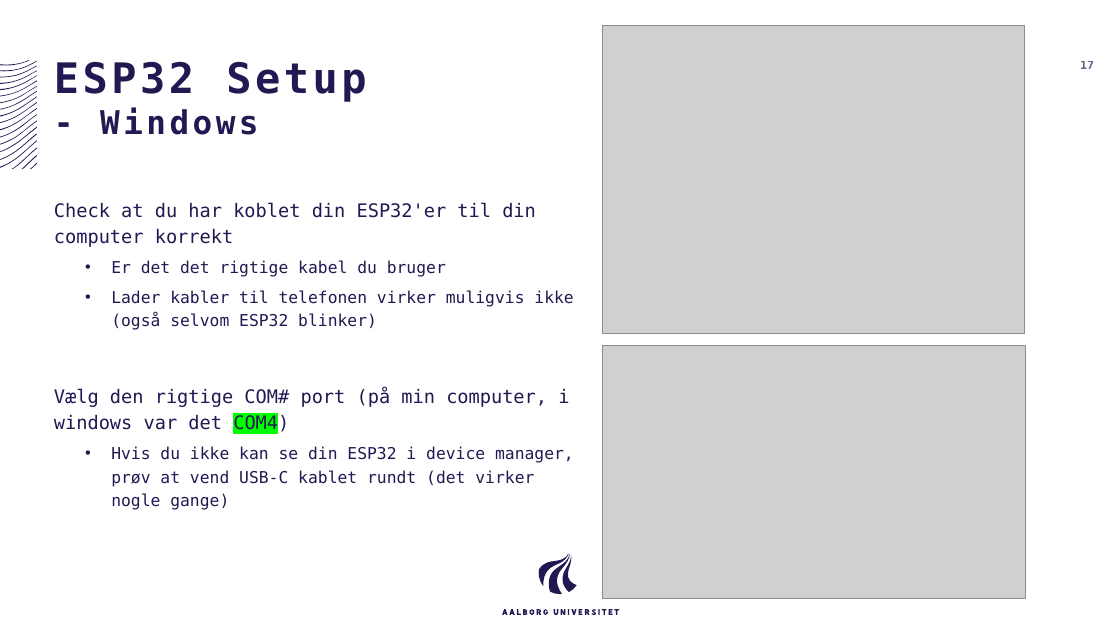
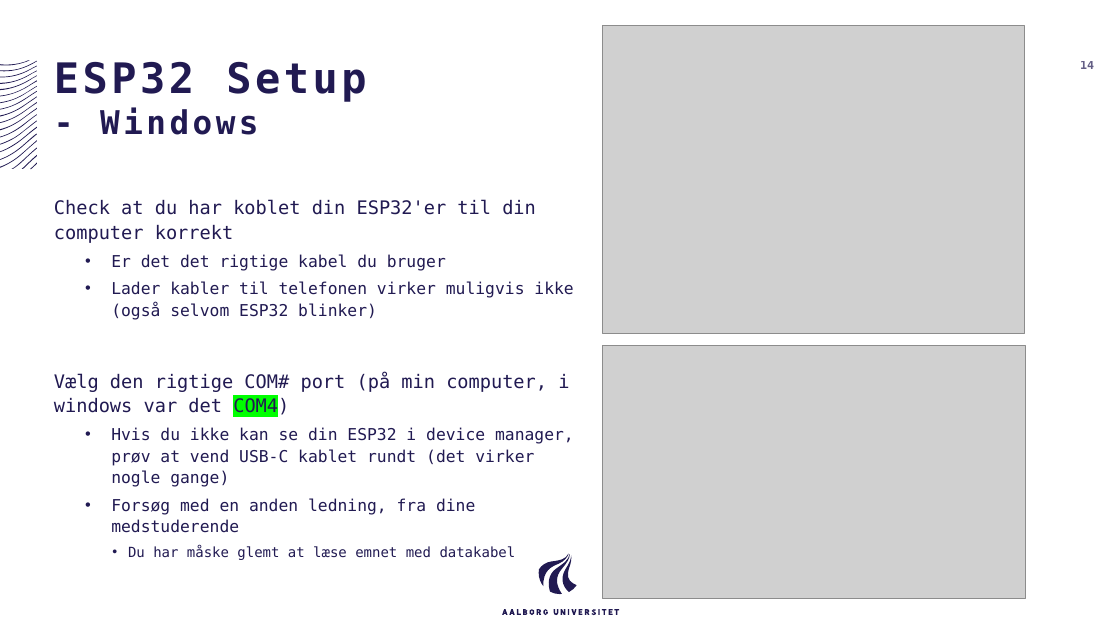
Before and after one commit to AAU-ST1-Programming/setup, a slide deck: slide 14 of Setup Windows.pptx (slide 17 before the commit). Drawn at 1120x630 pixels with LibreOffice and Linux fonts; fonts in the diff are those of the drawing; grey boxes stand for pictures. Boxes give left, top, right and bottom in pixels: in the first picture for what was removed or moved away, otherwise in the second. Text is boxed around its words. In the diff, an @@ line names an element or a change of style, - is before the commit and + after.

Commit message:
Updated setup to just use winget on windows

```diff
--- a/Setup Windows.pptx
+++ b/Setup Windows.pptx
@@ page number at box(1080, 61, 1094, 69): text changed @@
-17
+14
@@ text at box(54, 199, 574, 487): line spacing 1.2 to 1.1 @@
@@ text at box(111, 498, 516, 560): paragraphs added @@
+  • Forsøg med en anden ledning, fra dine medstuderende
+    • Du har måske glemt at læse emnet med datakabel
```
Also in this commit, not shown: 6 other slides changed, 1 slide added, 4 slides removed, 1 other file.
